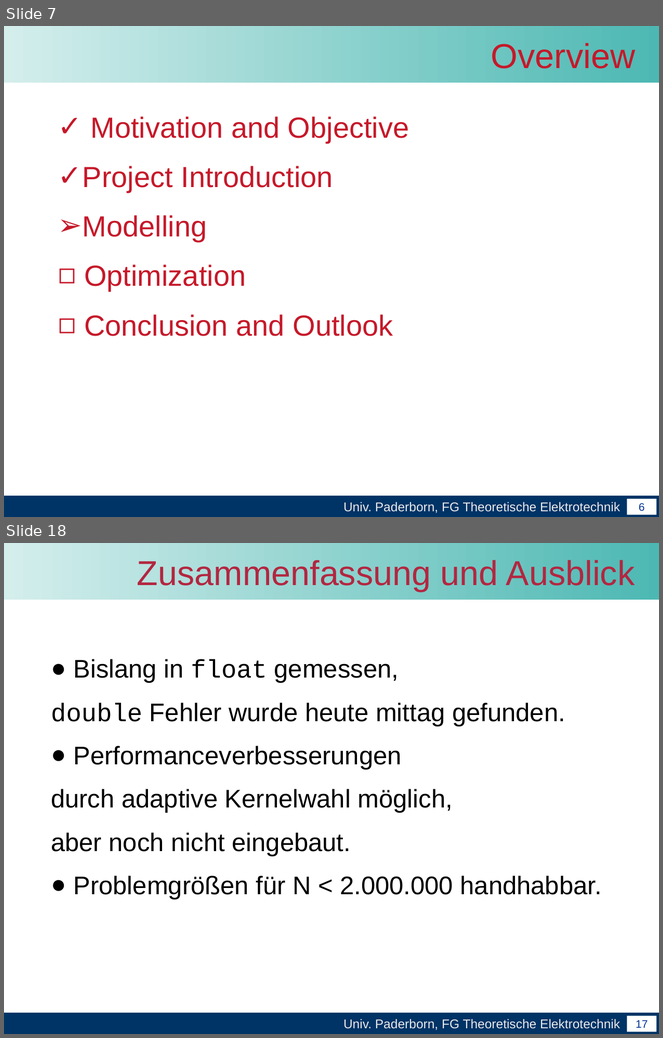
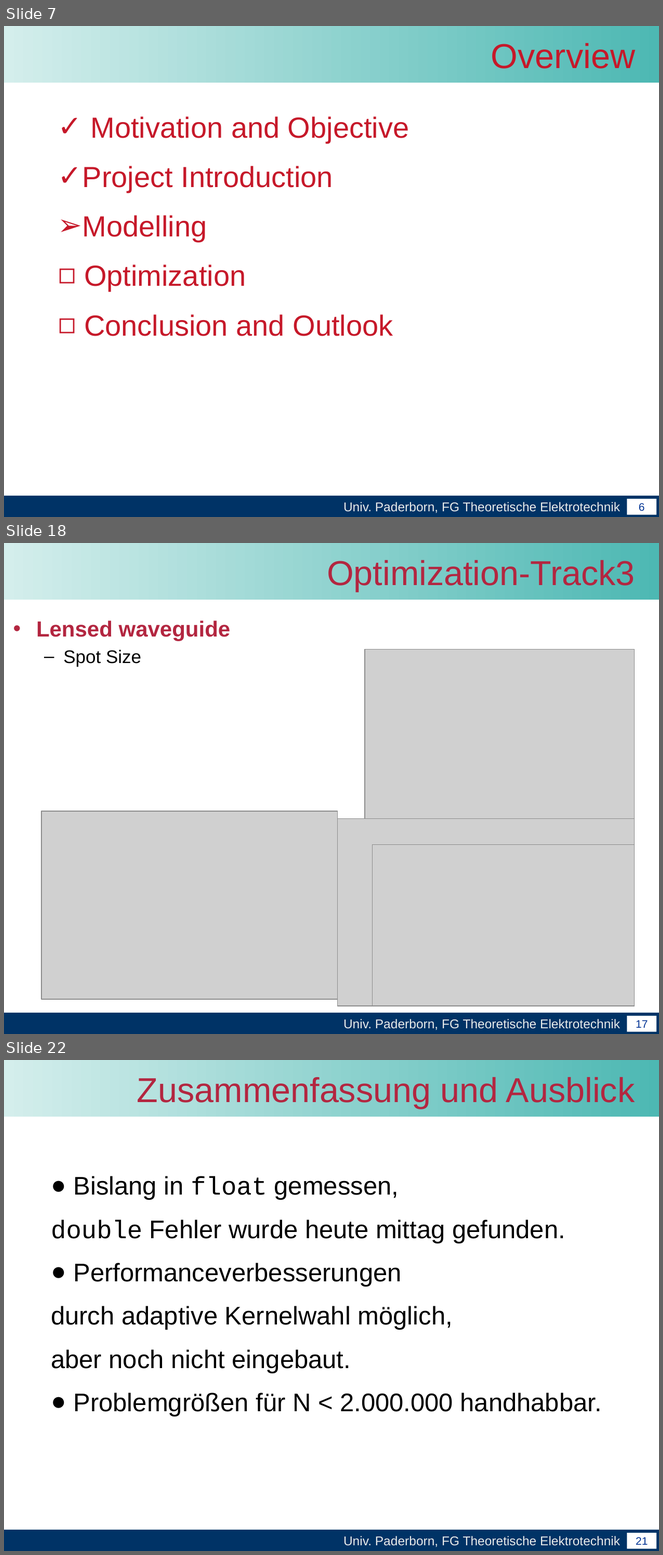
Before and after one commit to leonard117/arbeittet, a slide deck: Master_arbeit/word/Abschlussvortrag der Masterarbeit.pptx. Shown one above the other, each under a label of ours: slides 7 and 18 before the commit, slides 7, 18 and 22 after it; the slides between them are not shown. The pictures are 663x1038 and 663x1555 pixels, drawn with LibreOffice and Linux fonts; fonts in the diff are those of the drawing; grey boxes stand for pictures; background and template pictures are left out. Boxes give left, top, right and bottom in pixels: in the first picture for what was removed or moved away, otherwise in the second. Text is boxed around its words. In the diff, an @@ line names an element or a change of style, - is before the commit and + after.

```diff
--- a/Master_arbeit/word/Abschlussvortrag der Masterarbeit.pptx
+++ b/Master_arbeit/word/Abschlussvortrag der Masterarbeit.pptx
@@ slide 18 added at [4,543,659,1034], background #FFFFFF; not listed: 4 template elements that a slide beside it also shows @@
@@ title added at [327,558,635,592], 38 pt, text #B32640 @@
+Optimization-Track3
@@ text added at [36,620,231,667], 24 pt, text #B32640, bold @@
+• Lensed waveguide
+  – Spot Size
@@ picture added at [365,649,634,819] @@
@@ picture added at [41,812,337,1000] @@
@@ picture added at [337,819,634,1006] @@
@@ picture added at [373,845,635,1007] @@
@@ what was slide 18 is now slide 22 @@
@@ page number at [636,1537,648,1545]: text changed @@
-17
+21
```
Also in this commit, not shown: 3 slides changed, 13 other slides added, 14 slides removed.
